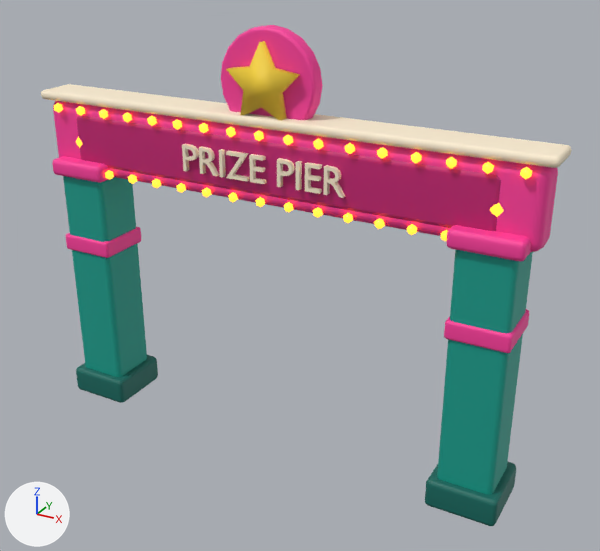
The glTF model art/models/gate_entrance.glb as it was, and as the next commit left it.
Both versions are drawn from a 50 mm camera at (6.42, -10.77, 8.6) aimed at (0.46, 0.07, 3.18). Every picture has the same lights, and +X, +Y and +Z are marked at lower left. The older version comes first. Vertices at exactly the same position are counted once.

Objects in the first picture: 'Gate'.
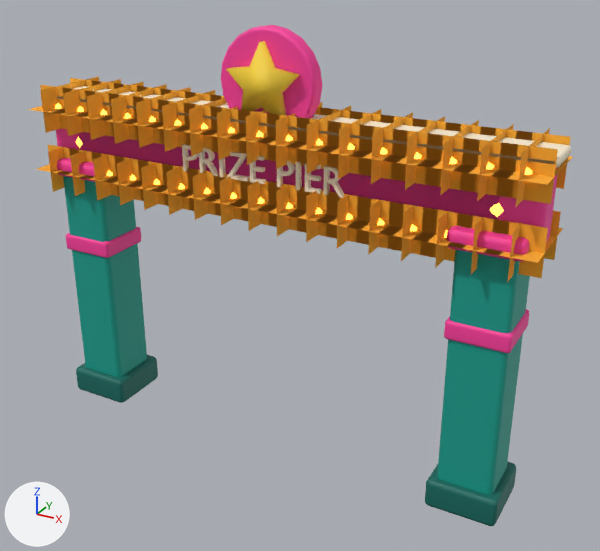
Location of each change, [x1, y1, x2, y2] in pixels of the pictures (600 x 551 px):
'Gate', reshaped: before [41, 25, 571, 526]; after [28, 25, 572, 526]
part 1 of me_gate, added (orange): after [28, 77, 572, 283]

The change, as a list of edits to the scene's bpy script:
```text
Add mat_bulbhalo:
    mat_bulbhalo = principled_material('BulbHalo')
    mat_bulbhalo.base_color = (1.0, 0.434, 0.0296)  # orange #ffb030
    mat_bulbhalo.roughness = 1.0
Change me_gate:
    used by ob_gate; location = (0.0, 0.0, 0.0)
    remove me_gate.from_pydata(...)  # 2452 vertices, 4528 faces; spans x -4.4..4.4, y -0.57..0.57, z 0.0..7.07
    add me_gate.from_pydata(...)  # 3268 vertices, 4936 faces; spans x -4.4..4.4, y -0.72..0.72, z 0.0..7.07
    me_gate part 1: 816 vertices added at x -4.36..4.36, y -0.72..0.72, z 4.12..5.88
    add me_gate.materials.append(mat_bulbhalo)  # orange #ffb030
```
